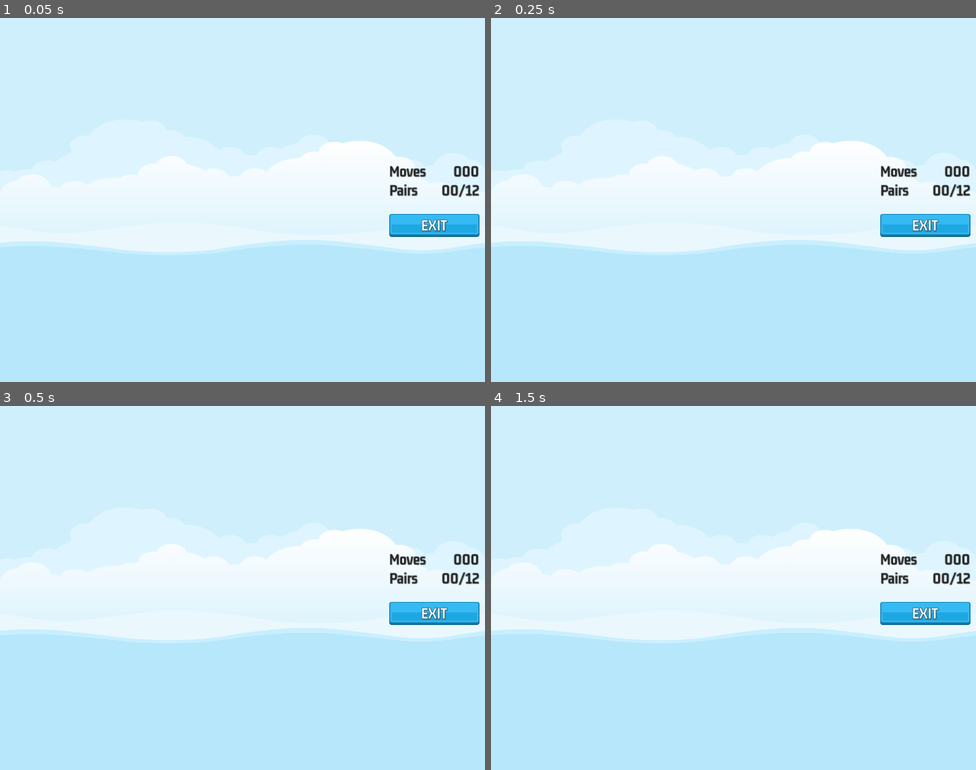
Above: before the commit, frames 1-4 (two rows, left to right).
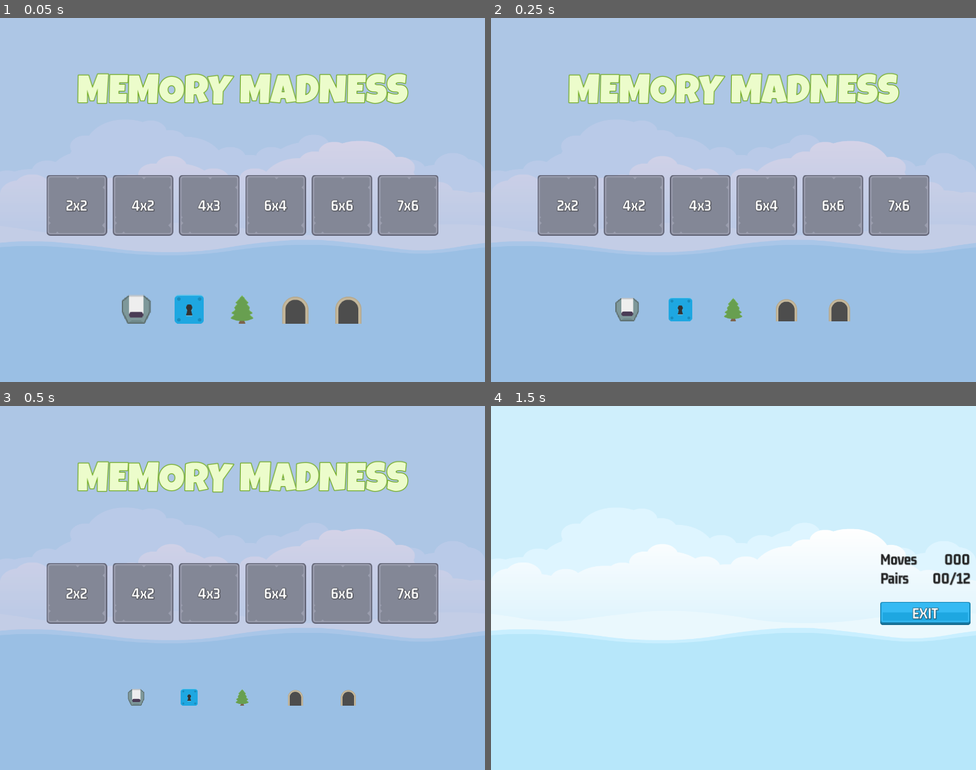
Above: after the commit, the same moments.

Repository: DMAlexander/MemoryMadness
Game: Godot game, scene res://scenes/master/master.tscn
The game is run twice, just before and just after one commit, with the same random seed, the same clock (stepped at 60 frames per second) and the same inputs.
Inputs (mouse positions are in pixels of both pictures, inside the frame that each line leads up to):
- Up to frame 1 (0.05 s): no input
- Up to frame 2 (0.25 s): no input
- Up to frame 3 (0.5 s): no input
- Up to frame 4 (1.5 s): click (568, 591) at 0.5 s, where only the run after the commit has a clickable "2x2"; tap Enter at 1.25 s

The runs differ from the first frame. In frame 1, 100% of the frame differs, in the area x 0-100%, y 0-100%; in frame 2, 100%; in frame 3, 100%; in frame 4, nothing differs.

Commit message:
Game Navigation

Diff:
--- a/project.godot
+++ b/project.godot
@@ -19,6 +19,7 @@
 
 ImageManager="*res://singletons/image_manager.gd"
 GameManager="*res://singletons/game_manager.gd"
+SignalManager="*res://singletons/signal_manager.gd"
 
 [display]
 
--- /dev/null
+++ b/scenes/game/game.gd
@@ -0,0 +1,18 @@
+extends Control
+
+
+# Called when the node enters the scene tree for the first time.
+func _ready() -> void:
+	SignalManager.on_level_selected.connect(on_level_selected)
+
+
+# Called every frame. 'delta' is the elapsed time since the previous frame.
+func _process(delta: float) -> void:
+	pass
+
+func on_level_selected(level_num: int) -> void:
+	print(level_num)
+
+
+func _on_exit_button_pressed() -> void:
+	SignalManager.on_game_exit_pressed.emit()
--- a/scenes/game/game.tscn
+++ b/scenes/game/game.tscn
@@ -1,6 +1,7 @@
-[gd_scene load_steps=5 format=3 uid="uid://bce5fxvx51yi"]
+[gd_scene load_steps=6 format=3 uid="uid://bce5fxvx51yi"]
 
 [ext_resource type="LabelSettings" uid="uid://efdir2vdny11" path="res://assets/GM_32_Dark.tres" id="1_vl5be"]
+[ext_resource type="Script" path="res://scenes/game/game.gd" id="1_wsy8a"]
 [ext_resource type="Texture2D" uid="uid://cdxy2ctqcmm51" path="res://assets/ui/blue_button00.png" id="2_pwmn0"]
 [ext_resource type="Texture2D" uid="uid://7nyrbw6ah5x2" path="res://assets/ui/green_button00.png" id="3_v5m2w"]
 [ext_resource type="LabelSettings" uid="uid://bb630qrhxr0ef" path="res://assets/GM_32_White.tres" id="4_jdau3"]
@@ -12,6 +13,7 @@
 anchor_bottom = 1.0
 grow_horizontal = 2
 grow_vertical = 2
+script = ExtResource("1_wsy8a")
 
 [node name="HB" type="HBoxContainer" parent="."]
 layout_mode = 1
@@ -101,3 +103,5 @@
 label_settings = ExtResource("4_jdau3")
 horizontal_alignment = 1
 vertical_alignment = 1
+
+[connection signal="pressed" from="HB/MC2/VB/ExitButton" to="." method="_on_exit_button_pressed"]
--- a/scenes/level_button/level_button.gd
+++ b/scenes/level_button/level_button.gd
@@ -14,6 +14,5 @@
 	]
 
 
-# Called every frame. 'delta' is the elapsed time since the previous frame.
-func _process(delta: float) -> void:
-	pass
+func _on_pressed() -> void:
+	SignalManager.on_level_selected.emit(level_number)
--- a/scenes/level_button/level_button.tscn
+++ b/scenes/level_button/level_button.tscn
@@ -34,3 +34,5 @@
 label_settings = ExtResource("4_335uh")
 horizontal_alignment = 1
 vertical_alignment = 1
+
+[connection signal="pressed" from="." to="." method="_on_pressed"]
--- a/scenes/master/master.gd
+++ b/scenes/master/master.gd
@@ -1,12 +1,24 @@
 extends CanvasLayer
+
+@onready var main: Control = $Main
+@onready var game: Control = $Game
 
 
 # Called when the node enters the scene tree for the first time.
 func _ready() -> void:
-	var data: SelectedLevelData = GameManager.get_level_selection(3)
-	pass
+	show_game(false)
+	SignalManager.on_game_exit_pressed.connect(on_game_exit_pressed)
+	SignalManager.on_level_selected.connect(on_level_selected)
 
 
-# Called every frame. 'delta' is the elapsed time since the previous frame.
-func _process(delta: float) -> void:
-	pass
+func show_game(s: bool) -> void:
+	game.visible = s
+	main.visible = !s
+
+
+func on_game_exit_pressed() -> void:
+	show_game(false)
+
+
+func on_level_selected(level_num: int) -> void:
+	show_game(true)
--- a/scenes/master/master.tscn
+++ b/scenes/master/master.tscn
@@ -18,6 +18,5 @@
 expand_mode = 1
 
 [node name="Main" parent="." instance=ExtResource("3_8k4s4")]
-visible = false
 
 [node name="Game" parent="." instance=ExtResource("4_lve64")]
--- /dev/null
+++ b/singletons/signal_manager.gd
@@ -0,0 +1,4 @@
+extends Node
+
+signal on_game_exit_pressed
+signal on_level_selected(level_num: int)
